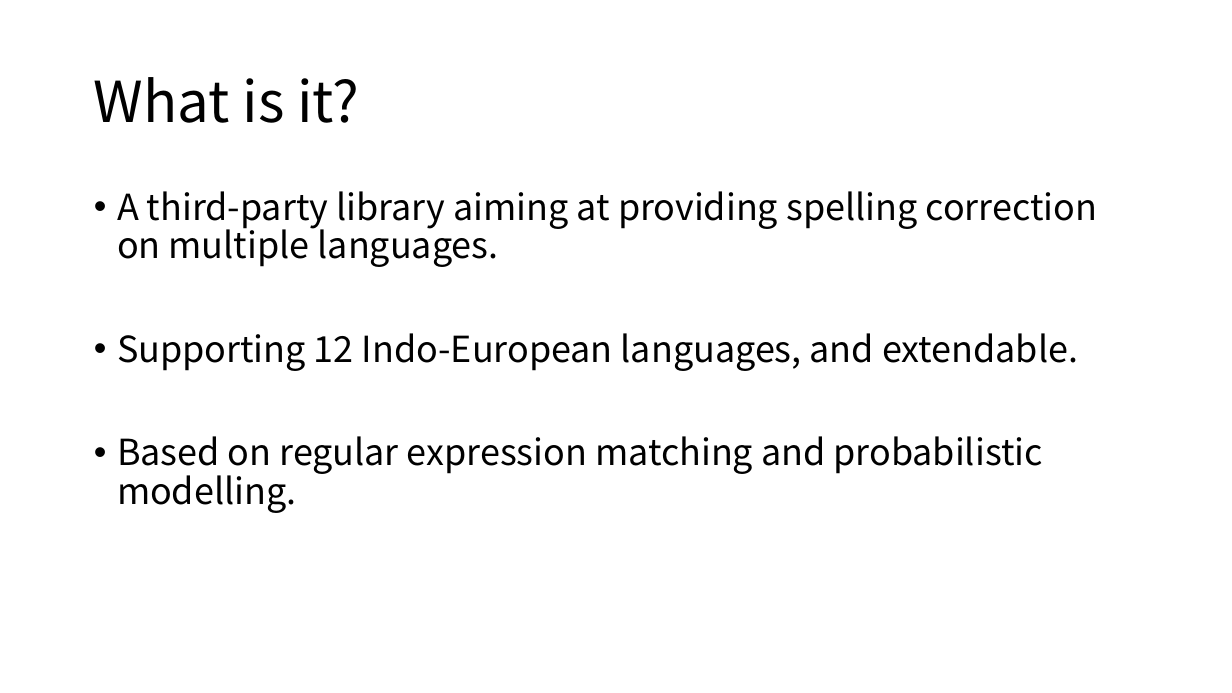
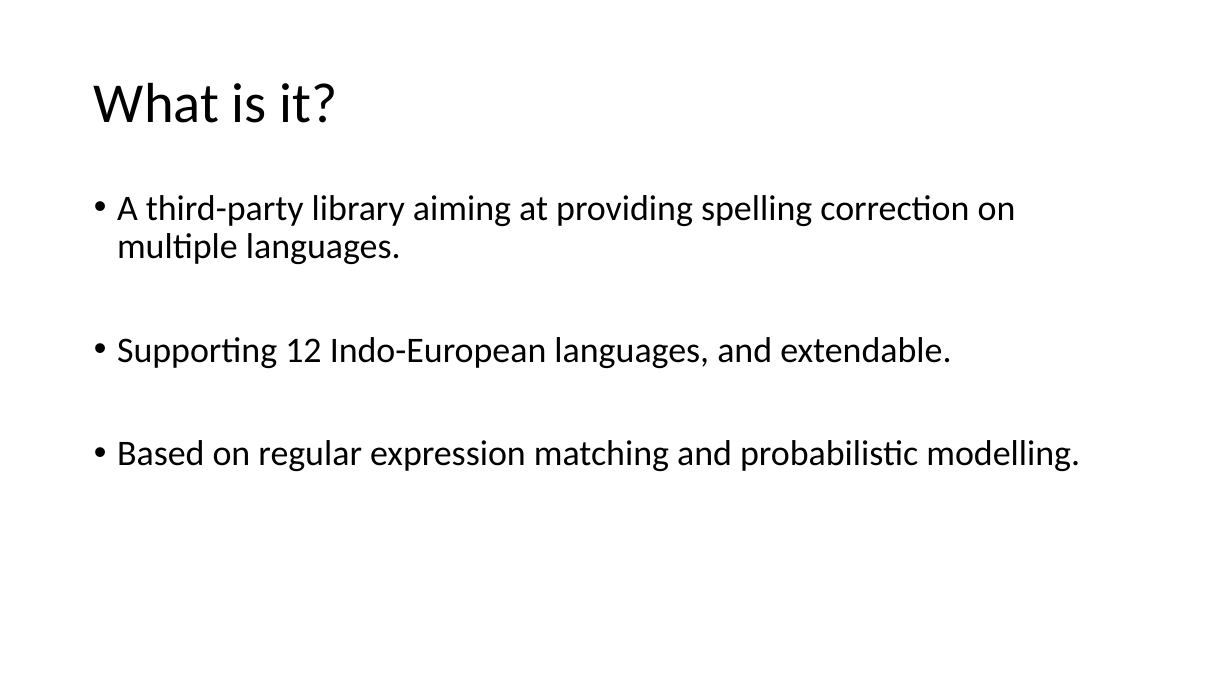
Before and after one commit to Adrian-Yan/MFIN7033, a slide deck: slide 2 of External Function/autocorrect_Speller.pptx. Drawn at 1232x693 pixels with LibreOffice and Linux fonts; fonts in the diff are those of the drawing. Boxes give left, top, right and bottom in pixels: in the first picture for what was removed or moved away, otherwise in the second. Text is boxed around its words. In the diff, an @@ line names an element or a change of style, - is before the commit and + after.

```diff
--- a/External Function/autocorrect_Speller.pptx
+++ b/External Function/autocorrect_Speller.pptx
@@ title "What is it?" at (94, 82, 338, 123): font Noto Sans CJK SC to Calibri @@
@@ text "A third-party library aiming at ..." at (117, 195, 1080, 471): font Noto Sans CJK SC to Calibri @@
```
Also in this commit, not shown: 2 other slides changed, 2 slides added, 25 other files.
